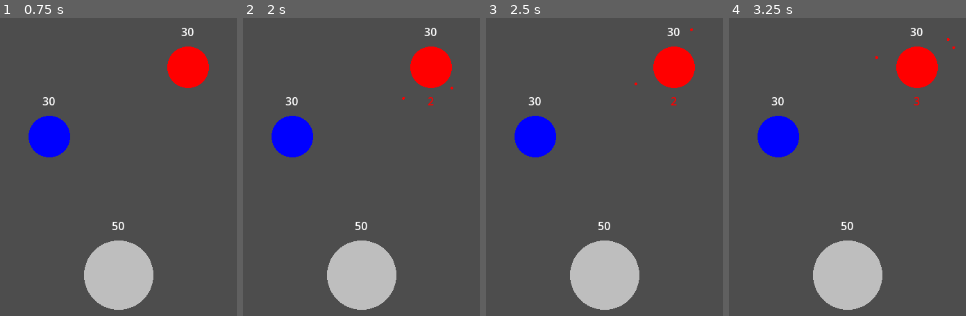
Above: before the commit, frames 1-4 (left to right).
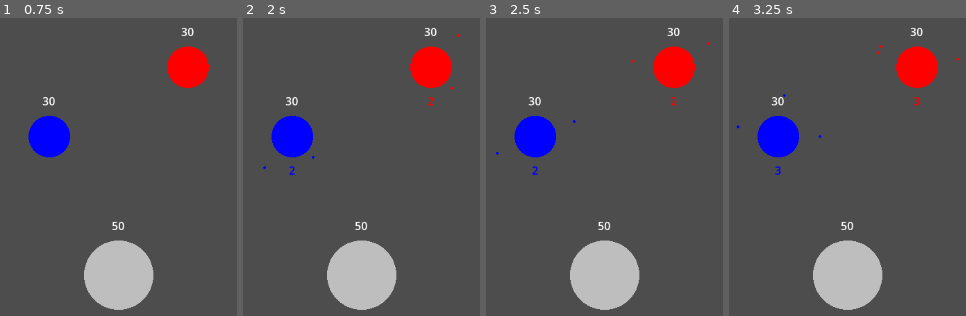
Above: after the commit, the same moments.

Repository: lenomirei/MyGame
Game: Godot game, scene res://game_manager.tscn
Two runs of this game, one before a commit and one after it. Both use one fixed random seed, a clock stepped at 60 frames per second and the inputs below.
Inputs (mouse positions are in pixels of both pictures, inside the frame that each line leads up to):
- Up to frame 1 (0.75 s): tap Enter at 0.5 s; drag from (49, 137) to (118, 274) at 0.52 s
- Up to frame 2 (2 s): tap Space at 1.25 s; drag from (361, 274) to (292, 137) at 1.27 s
- Up to frame 3 (2.5 s): tap Enter at 2 s; move the mouse to (673, 68) at 2.02 s; click (673, 68) at 2.17 s
- Up to frame 4 (3.25 s): drag from (outside the picture) to (847, 274) at 2.77 s

Frame 1 is identical in both runs. In frame 2, less than 0.1% of the frame differs, in the area x 8-92%, y 5-53%; in frame 3, 0.1%; in frame 4, 0.2%, in the area x 2-98%, y 6-53%.

Commit message:
[feat] Player node now create as a special node.

Diff:
--- a/faction.gd
+++ b/faction.gd
@@ -9,9 +9,10 @@
 }
 
 const NEUTRAL_NAME := "Neutral"
+const PLAYER_NAME := "Player"
 
 static func is_reserved_name(value: String) -> bool:
-	return value == NEUTRAL_NAME
+	return value == NEUTRAL_NAME || value == PLAYER_NAME
 
 @export var color: Color = Color.GRAY
 @export var current_soldier_count = 0
--- a/level.gd
+++ b/level.gd
@@ -27,8 +27,6 @@
 		var faction_node: Faction = Faction.new()
 		faction_node.color = faction.color
 		faction_node.id = faction.id
-		if faction_node.id == 0:
-			GlobalData.player_faction = faction_node
 		faction_node.state = faction.state
 		faction_node.name = faction.name
 		add_child(faction_node)
@@ -37,11 +35,19 @@
 	# add a fake faction for neutral faction
 	var neutral_faction_node: Faction = Faction.new()
 	neutral_faction_node.color = Color.GRAY
+	neutral_faction_node.id = 0; # fixed id for special node
 	neutral_faction_node.state = Faction.State.NEUTRAL
 	neutral_faction_node.name = Faction.NEUTRAL_NAME
 	add_child(neutral_faction_node)
 
 	# TODO: add a player faction node for the player, and set the player faction to it
+	var player_faction_node: Faction = Faction.new()
+	player_faction_node.color = Color.BLUE
+	player_faction_node.id = 0; # fixed id for special node
+	player_faction_node.state = Faction.State.PLAYER
+	player_faction_node.name = Faction.PLAYER_NAME
+	GlobalData.player_faction = player_faction_node
+	add_child(player_faction_node)
 
 	var planets_data: Array[PlanetInfo] = level_configuration.planets
 	if null == planets_data:
@@ -59,12 +65,17 @@
 			Faction.State.NEUTRAL:
 				planet_node.master_faction = $"Neutral"
 			Faction.State.PLAYER:
-				planet_node.master_faction = GlobalData.player_faction
+				planet_node.master_faction = player_faction_node
+				player_faction_node.max_soldier_count += planet_node.soldier_limit
 			_:
 				# use master_id to find the master faction, and set the master faction's max soldier count
-				var master_faction: Faction = factions_map[planet_data.master_id]
-				planet_node.master_faction = master_faction
-				master_faction.max_soldier_count += planet_node.soldier_limit
+				if factions_map.has(planet_data.master_id):
+					var master_faction: Faction = factions_map[planet_data.master_id]
+					planet_node.master_faction = master_faction
+					master_faction.max_soldier_count += planet_node.soldier_limit
+				else:
+					# can not find the faction in faction map, the enemy may not exist
+					planet_node.master_faction = $"Neutral"
 
 		add_child(planet_node)
 
--- a/level_configurations/level1.tres
+++ b/level_configurations/level1.tres
@@ -3,13 +3,6 @@
 [ext_resource type="Script" uid="uid://cw3bmhdx12l4k" path="res://level_configurations/faction_info.gd" id="1_cb88o"]
 [ext_resource type="Script" uid="uid://cc2s11ev31kvd" path="res://level_configurations/level_configuration.gd" id="1_gi8g6"]
 [ext_resource type="Script" uid="uid://crmdjoc0fwvr8" path="res://level_configurations/planet_info.gd" id="1_kbt5x"]
-
-[sub_resource type="Resource" id="Resource_mwttj"]
-script = ExtResource("1_cb88o")
-name = "Player"
-color = Color(0, 0, 1, 1)
-state = 1
-metadata/_custom_type_script = "uid://cw3bmhdx12l4k"
 
 [sub_resource type="Resource" id="Resource_cb88o"]
 script = ExtResource("1_cb88o")
@@ -47,6 +40,6 @@
 
 [resource]
 script = ExtResource("1_gi8g6")
-factions = Array[ExtResource("1_cb88o")]([SubResource("Resource_mwttj"), SubResource("Resource_cb88o")])
+factions = Array[ExtResource("1_cb88o")]([SubResource("Resource_cb88o")])
 planets = Array[ExtResource("1_kbt5x")]([SubResource("Resource_allwr"), SubResource("Resource_4vks5"), SubResource("Resource_xlfnc")])
 metadata/_custom_type_script = "uid://cc2s11ev31kvd"
